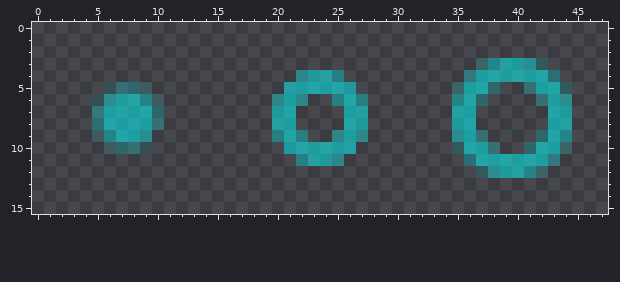
Edited in one commit: pixel-art sprite (source/core/assets/images/projectiles/oxygen_eater_projectile.png). This is how it looked before the edit.
The file is 48x16 pixels. Pixels under 10% opacity are left out. Colours within 5 levels of each other are drawn and written as one.
And afterwards:
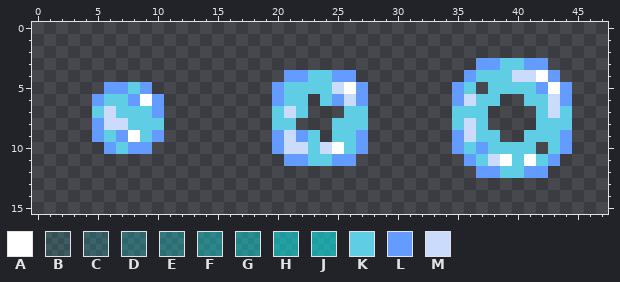
Palette (. is transparent): A #ffffff  B #00ffff1a  C #00ffff26  D #00ffff37  E #00ffff42  F #00ffff57  G #00ffff60  H #00ffff79  J #00ffff80  K #5fcde4  L #639bff  M #cbdbfc
Changes in this commit:
Changed rows in their new state; - is an unchanged pixel.
first column x 5:
 3 --------------------------------LLKKLL--
 4 ----------------LLKKLL---------LKKKMMAL-
 5 -LLKL----------LKKKKMAL-------LK.KKKKLAL
 6 LKKLAL---------LKK-KLML-------LMKK--KKML
 7 KMKKKL---------KMK---KK-------KKK----KMK
 8 LMMKKK---------KK---KKK-------KMK----KKK
 9 LKLAKL---------LMLK-KKL-------LMKK--KKKL
10 -LKLL----------LMMKMAKL-------LKLKKKK.KL
11 ----------------LLKKLL---------LKMAKAKL-
12 --------------------------------LLKKLL--
Boxes around the changes in both pictures, in picture pixels (x1, y1, x2, y2):
changed: (452, 58, 572, 178)
changed: (272, 70, 368, 166)
changed: (92, 82, 164, 154)
